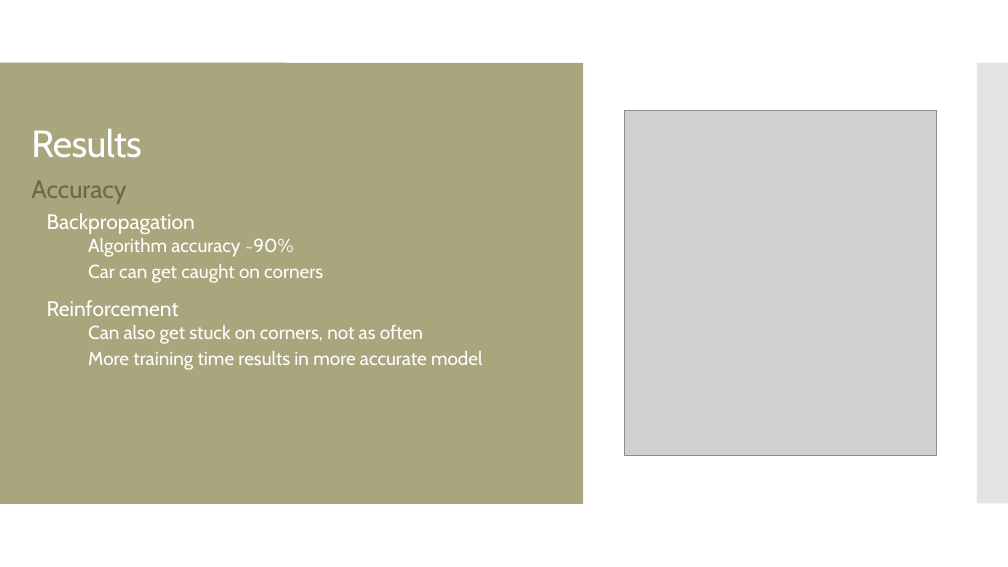
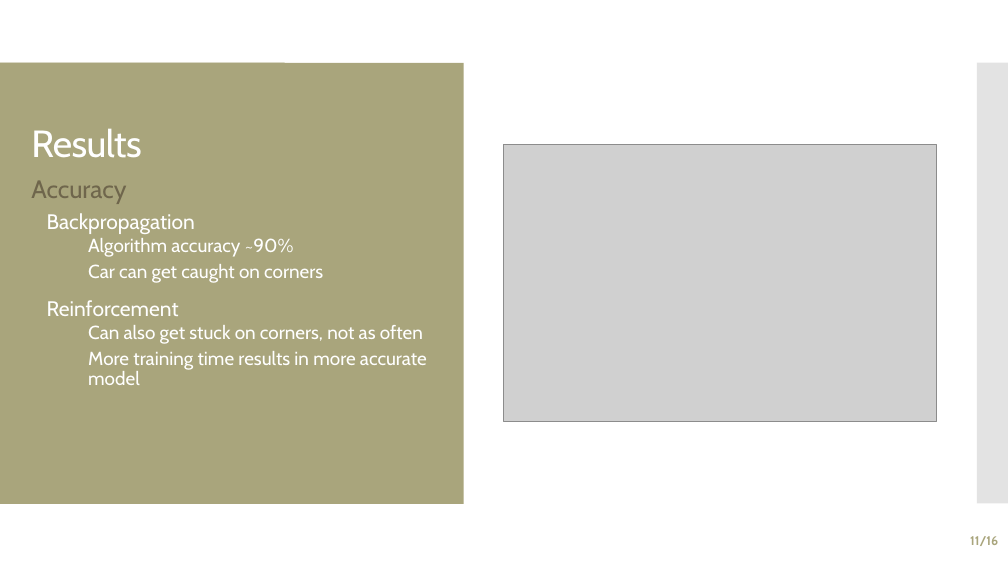
Before and after one commit to ClionaHayden/FYP-AIComparision, a slide deck: slide 11 of Docs/Final Presentation.pptx (slide 7 before the commit). Drawn at 1008x567 pixels with LibreOffice and Linux fonts; fonts in the diff are those of the drawing; grey boxes stand for pictures. Boxes give left, top, right and bottom in pixels: in the first picture for what was removed or moved away, otherwise in the second. Text is boxed around its words. In the diff, an @@ line names an element or a change of style, - is before the commit and + after.

```diff
--- a/Docs/Final Presentation.pptx
+++ b/Docs/Final Presentation.pptx
@@ rectangle: place and size @@
-rectangle at [0, 63, 583, 504]
+rectangle at [0, 63, 464, 504]
@@ picture: place and size @@
-picture at [625, 110, 937, 456]
+picture at [504, 144, 937, 422]
@@ text "Backpropagation" rewrapped from [47, 213, 483, 370] to [47, 213, 427, 385] @@
@@ page number added at [970, 536, 998, 546], 12 pt, text #A9A57C, bold @@
+11/16
```
Also in this commit, not shown: 10 other slides changed, 5 slides added, 1 slide removed, 8 other files.
